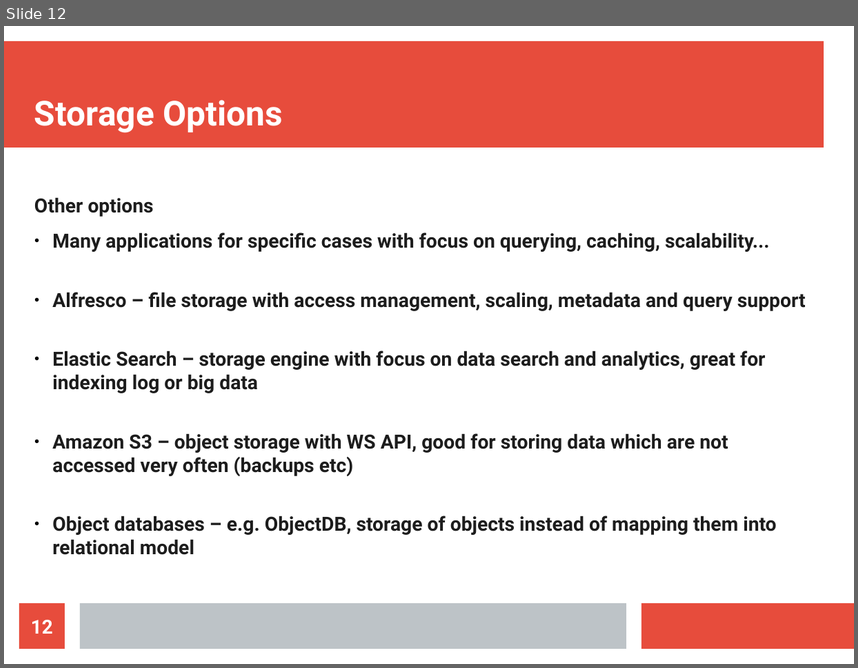
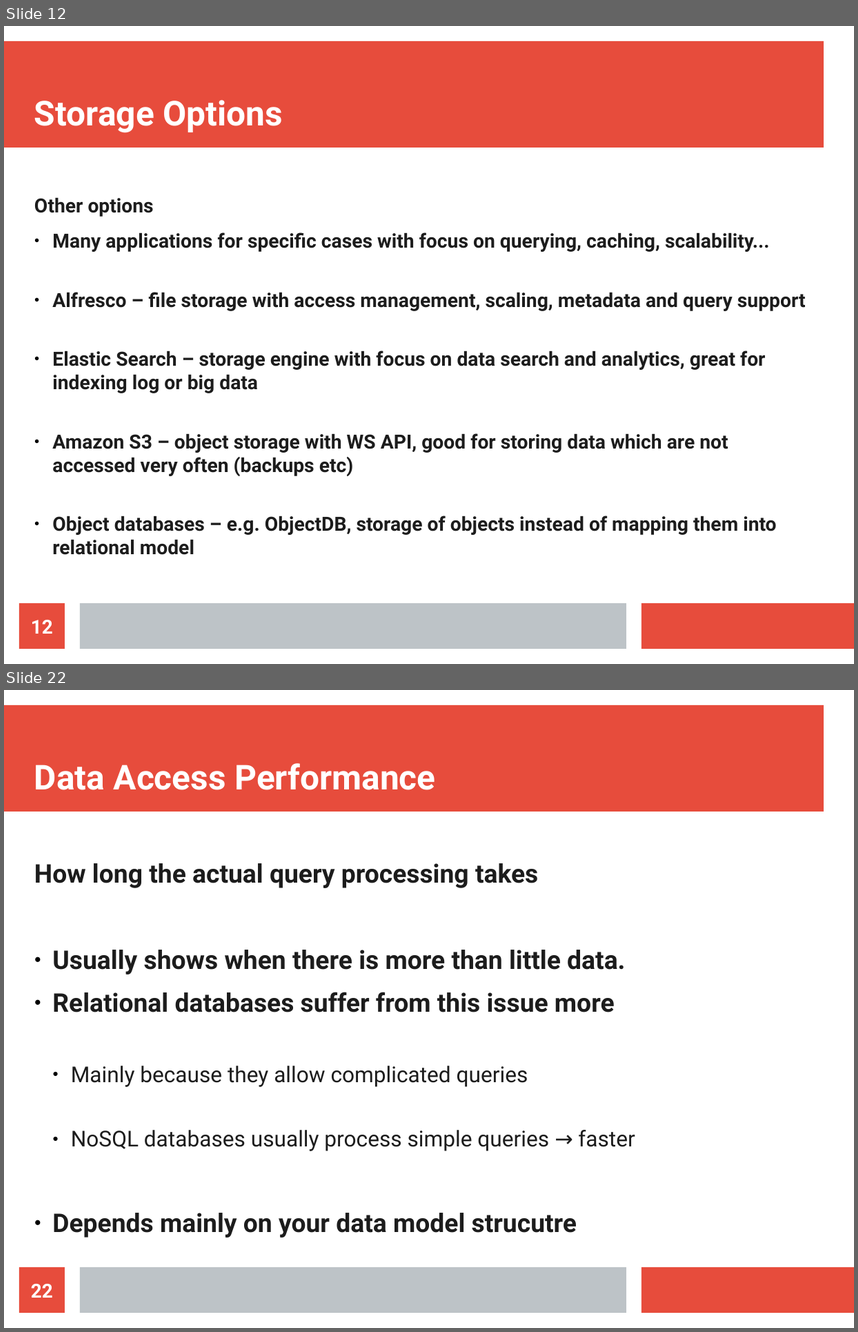
Before and after one commit to maxotta/pia-labs, a slide deck: lectures/persistence/01_persistence.odp. Shown one above the other, each under a label of ours: slide 12 before the commit, slides 12 and 22 after it; the slides between them are not shown. The pictures are 858x668 and 858x1332 pixels, drawn with LibreOffice and Linux fonts; fonts in the diff are those of the drawing. Boxes give left, top, right and bottom in pixels: in the first picture for what was removed or moved away, otherwise in the second. Text is boxed around its words. In the diff, an @@ line names an element or a change of style, - is before the commit and + after.

```diff
--- a/lectures/persistence/01_persistence.odp
+++ b/lectures/persistence/01_persistence.odp
@@ slide 22 added at (x1=4, y1=690, x2=854, y2=1328), background #FFFFFF; not listed: 3 template elements that a slide beside it also shows @@
@@ title added at (x1=34, y1=763, x2=435, y2=790), 32 pt, text #FFFFFF, bold @@
+Data Access Performance
@@ text added at (x1=34, y1=863, x2=635, y2=1237), 24.1 pt, text #1C1C1C, bold @@
+How long the actual query processing takes
+● Usually shows when there is more than little data.
+● Relational databases suffer from this issue more
+  ● Mainly because they allow complicated queries
+  ● NoSQL databases usually process simple queries → faster
+● Depends mainly on your data model strucutre
@@ page number added at (x1=19, y1=1267, x2=65, y2=1312), fill #E74C3C, 18 pt, text #FFFFFF, bold @@
+22
```
Also in this commit, not shown: 28 other slides added, 1 slide removed, 2 other files.
